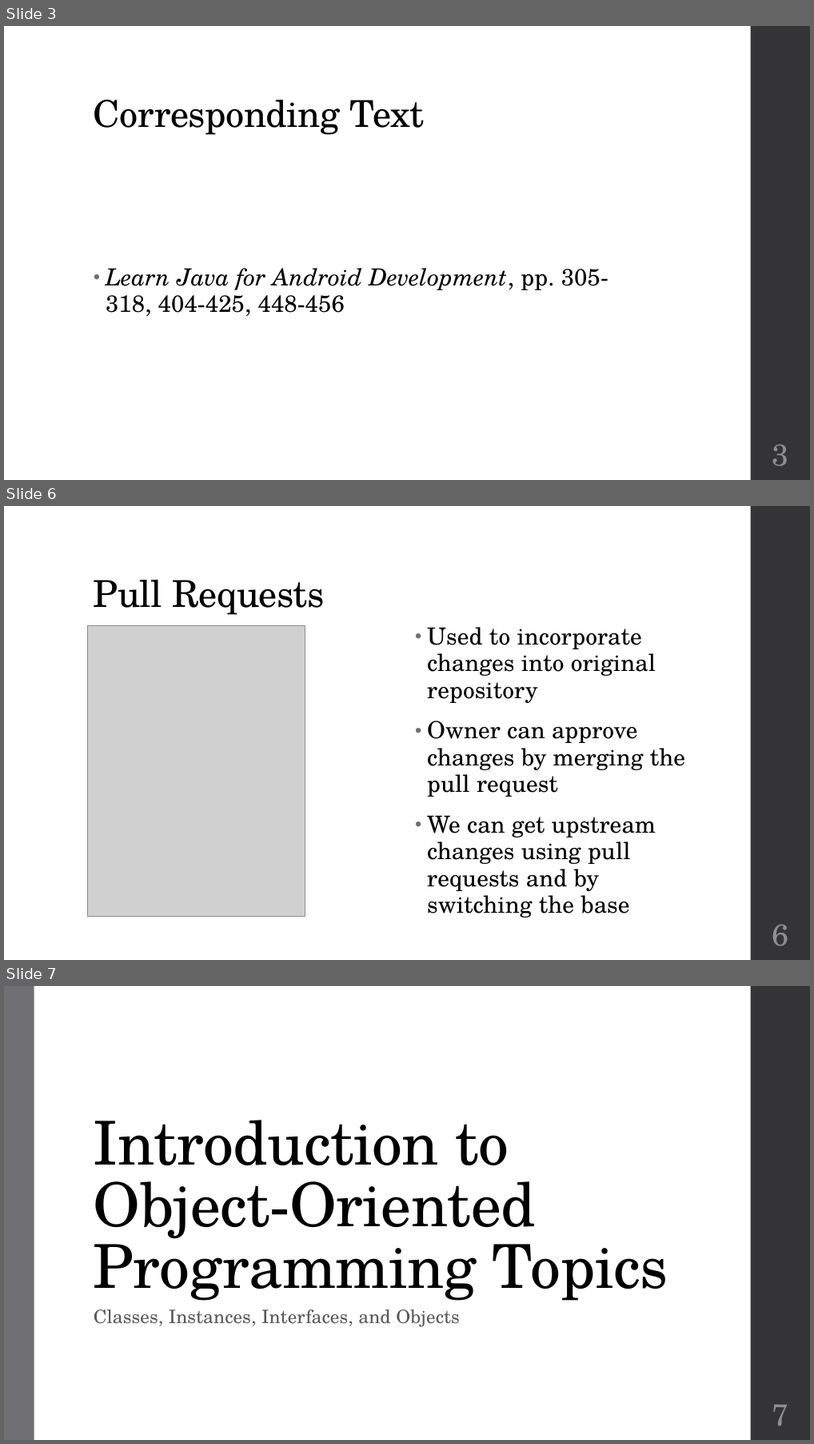
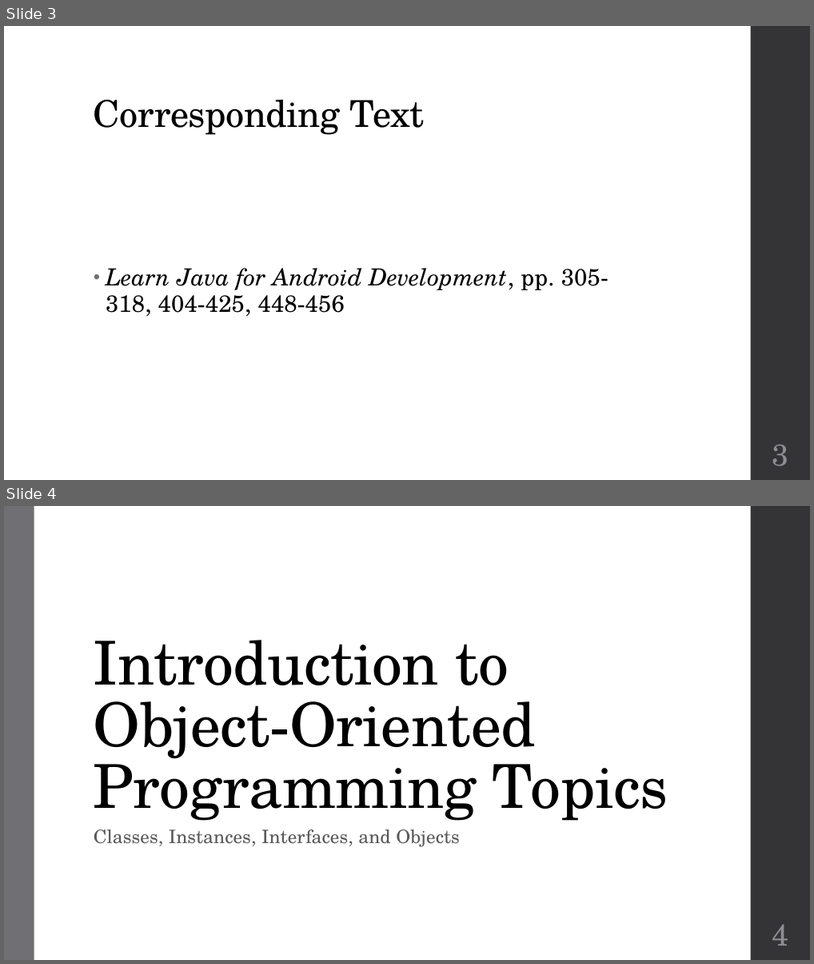
Before and after one commit to zarthur/CSCC-Fundamentals-Android-Notes, a slide deck: week_04/week_04.pptx. Shown one above the other, each under a label of ours: slides 3, 6 and 7 before the commit, slides 3 and 4 after it; the slides between them are not shown. The pictures are 814x1444 and 814x964 pixels, drawn with LibreOffice and Linux fonts; fonts in the diff are those of the drawing; grey boxes stand for pictures. Boxes give left, top, right and bottom in pixels: in the first picture for what was removed or moved away, otherwise in the second. Text is boxed around its words. In the diff, an @@ line names an element or a change of style, - is before the commit and + after.

```diff
--- a/week_04/week_04.pptx
+++ b/week_04/week_04.pptx
@@ slide 6 removed at (x1=4, y1=506, x2=810, y2=960), background #FFFFFF; not listed: 1 template element that a slide beside it also shows @@
@@ title removed at (x1=94, y1=580, x2=324, y2=615) @@
-Pull Requests
@@ picture removed at (x1=87, y1=626, x2=306, y2=916) @@
@@ text removed at (x1=427, y1=627, x2=686, y2=917) @@
-• Used to incorporate changes into original repository
-• Owner can approve changes by merging the pull request
-• We can get upstream changes using pull requests and by switching the base
@@ page number removed at (x1=773, y1=924, x2=790, y2=946) @@
-6
@@ what was slide 7 is now slide 4 @@
@@ page number at (x1=773, y1=924, x2=790, y2=945): text changed @@
-7
+4
```
Also in this commit, not shown: 2 other slides removed, 7 other files.
